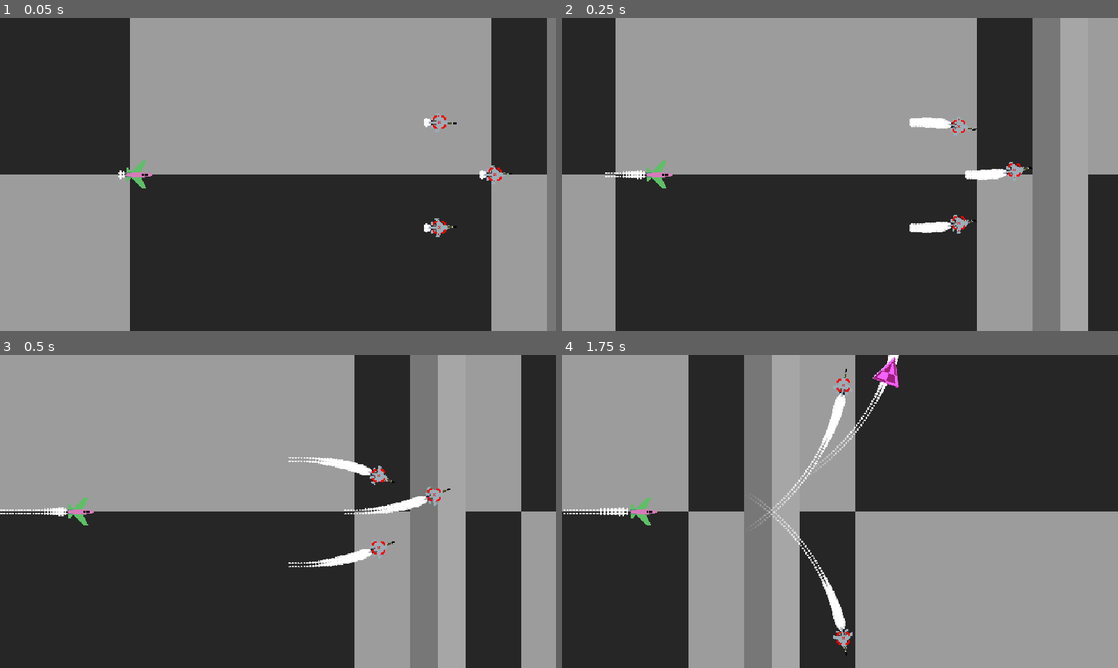
Above: before the commit, frames 1-4 (two rows, left to right).
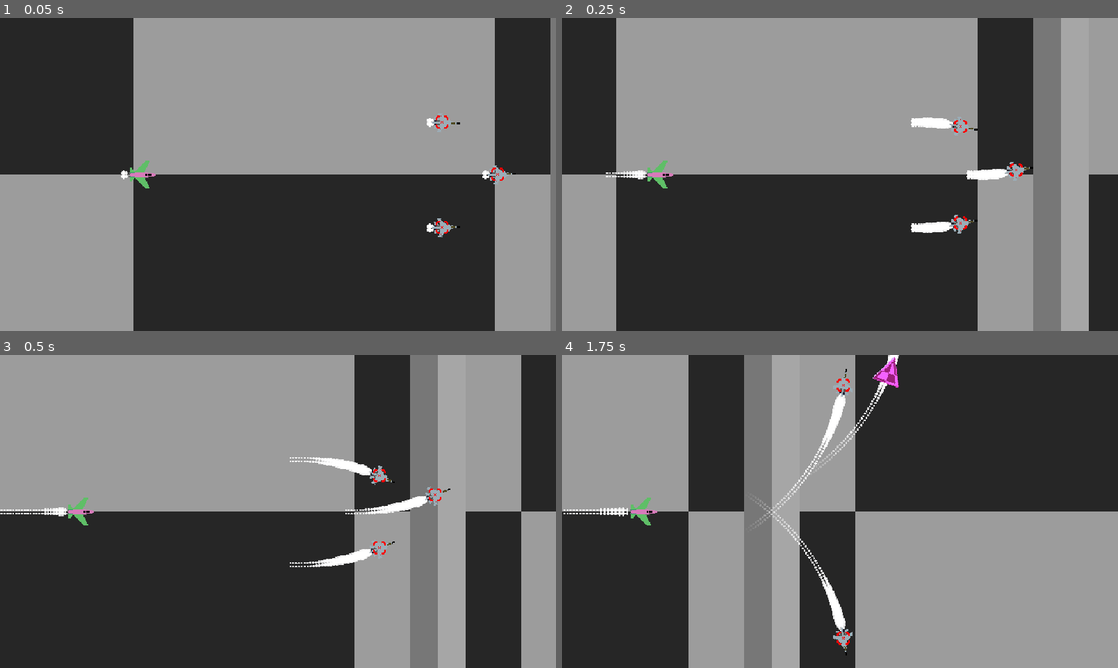
Above: after the commit, the same moments.

Repository: woliveira82/redot-aircraft-prototype
Game: Godot game, scene res://scenes/main.tscn
Two runs of this game, one before a commit and one after it. Both use one fixed random seed, a clock stepped at 60 frames per second and the inputs below.
Inputs (mouse positions are in pixels of both pictures, inside the frame that each line leads up to):
- Up to frame 1 (0.05 s): no input
- Up to frame 2 (0.25 s): no input
- Up to frame 3 (0.5 s): no input
- Up to frame 4 (1.75 s): move the mouse to (995, 495) at 0.52 s; hold E (high_g_barrel_right) 0.53-1.28 s; tap Space (shoot_cannon) at 0.6, 1.35 s; click (995, 495) at 0.67 s; move the mouse to (901, 464) at 1.27 s; hold Down (move_down) from 1.28 s (still down); click (901, 464) at 1.42 s

The runs differ from the first frame. In frame 1, 2.4% of the frame differs, in the area x 21-99%, y 0-100%; in frame 2, 1.0%; in frame 3, 0.3%; in frame 4, nothing differs.

Commit message:
chore: adjust camera center

Diff:
--- a/scenes/player/player.tscn
+++ b/scenes/player/player.tscn
@@ -179,7 +179,7 @@
 position = Vector2(7, -2)
 
 [node name="RemoteTransform2D" type="RemoteTransform2D" parent="."]
-position = Vector2(150, 0)
+position = Vector2(100, 0)
 remote_path = NodePath("../../Camera2D")
 update_rotation = false
 
